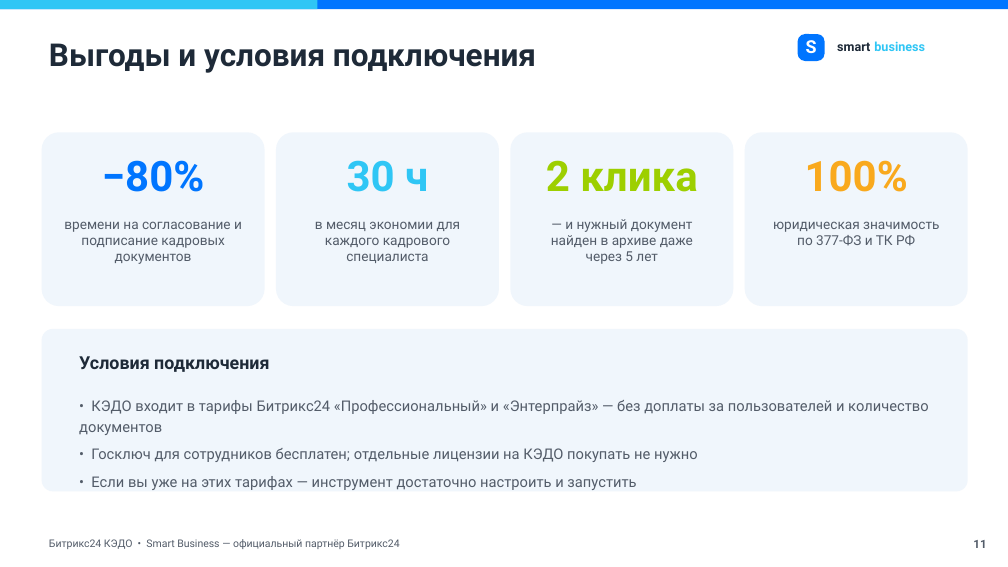
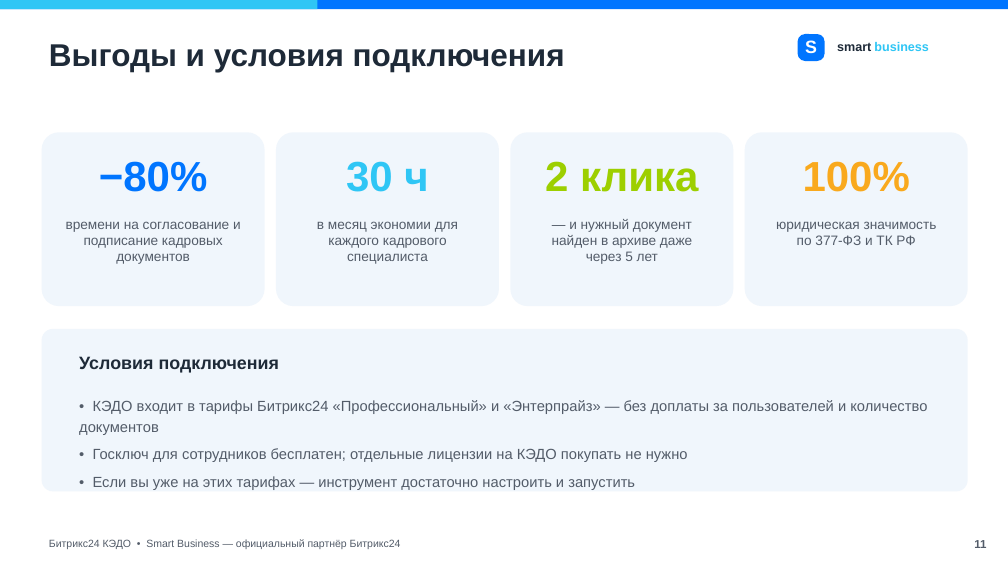
Before and after one commit to rvk311096-rgb/-, a slide deck: slide 11 of presentation/Bitrix24_KEDO_Smart_Business.pptx. Drawn at 1008x567 pixels with LibreOffice and Linux fonts; fonts in the diff are those of the drawing. Boxes give left, top, right and bottom in pixels: in the first picture for what was removed or moved away, otherwise in the second. Text is boxed around its words. In the diff, an @@ line names an element or a change of style, - is before the commit and + after.

```diff
--- a/presentation/Bitrix24_KEDO_Smart_Business.pptx
+++ b/presentation/Bitrix24_KEDO_Smart_Business.pptx
@@ font Roboto to Arial in 15 elements at (49, 44, 565, 72), (837, 43, 871, 51), (874, 42, 929, 51), (974, 540, 986, 548), (49, 539, 401, 549), (99, 161, 208, 192), (66, 221, 241, 264), (346, 161, 428, 192), (317, 221, 458, 264), (545, 161, 698, 192), (552, 219, 692, 264), (803, 161, 910, 192), (776, 221, 937, 245), (79, 356, 279, 373), (79, 400, 927, 490) @@
```
Also in this commit, not shown: 11 other slides changed, 2 other files.
